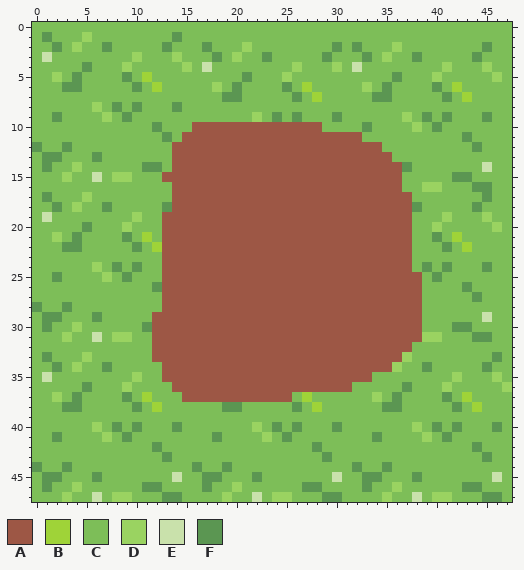
Two versions of one pixel-art file, Assets/Sprites/GrassTiles.aseprite. Above, as it was before the edit.
48x48 pixels, 1 frame.
Visible layers, top first: "Grass" opacity 59%, "Layer 1".
Palette (. is transparent): A #9d5745  B #9fd338  C #7dbe58  D #9ad361  E #c9e1ab  F #5b9652
Pixels before, first column x 0:
 0 CCCCCCCCCCCCCCCCCCCCCCCCCCCCCCCCCCCCCCCCCCCCCCCC
 1 CFCCCDCCCCCCCCFCCCCCCCCCCCCCCCCCCCCCCCCCCCCCCCCC
 2 CCFCDCCFCCCCCFCCCFCCCDCCCCCCCCFCFCCCDCCCCCCCCFCC
 3 CECCCCCCCCDCCCDCCCFCDCCFCCCCCFCCCFCDCCFCCCCCFCCC
 4 CCCCCFCCCDCCCCCDCECCCCCCCCDCCCDCECCCCCCCCDCCCDCC
 5 CCDCFCCCCFCBCCCCCCCCCFCCCDCCCCCCCCCCFCCCDCCCCCDC
 6 CCCFFCCCCCFCBCCCCCDCFCCCCFCBCCCCCDCFCCCCFCBCCCCC
 7 CCCCCCCCCCCCCCCCCCCFFCCCCCFCBCCCCCFFCCCCCFCBCCCC
 8 CCCCCCDCFCFCCCFCCCCCCCCCCCCCCCCCCCCCCCCCCCCCCCCC
 9 CCFCCCCDCFCCCCCCCCCCCCDCFCFCCCFCCCCCCDCFCFCCCFCC
10 CCCCCCCCCCCCFCCCAAAAAAAAAAAAACCCCFCCCCDCFCCCCCCC
11 CCCCCCCCCCCCCFCAAAAAAAAAAAAAAAAAACCCCCCCCCCFCCCC
12 FCCFCCCCCCCCCCAAAAAAAAAAAAAAAAAAAAACCCCCCCCCFCCC
13 CFFCCCFCCCCCCCAAAAAAAAAAAAAAAAAAAAAACCCCCCCCCCCC
14 CFCCDCCCCCCFFCAAAAAAAAAAAAAAAAAAAAAAAFCCCCCCCECC
15 CCCDCCECDDCCCAAAAAAAAAAAAAAAAAAAAAAAACCCCCFFCCCC
16 CCCCCCCCCCCCCCAAAAAAAAAAAAAAAAAAAAAAACCDDCCCFFCC
17 CFCCCDCCCCCCCCAAAAAAAAAAAAAAAAAAAAAAAACCCCCCCFCC
18 CCFCDCCFCCCCCFAAAAAAAAAAAAAAAAAAAAAAAAFCCCCCFCCC
19 CECCCCCCCCDCCAAAAAAAAAAAAAAAAAAAAAAAAACCCDCCCDCC
20 CCCCCFCCCDCCCAAAAAAAAAAAAAAAAAAAAAAAAACCDCCCCCDC
21 CCDCFCCCCFCBCAAAAAAAAAAAAAAAAAAAAAAAAACCFCBCCCCC
22 CCCFFCCCCCFCBAAAAAAAAAAAAAAAAAAAAAAAAACCCFCBCCCC
23 CCCCCCCCCCCCCAAAAAAAAAAAAAAAAAAAAAAAAACCCCCCCCCC
24 CCCCCCDCFCFCCAAAAAAAAAAAAAAAAAAAAAAAAACFCFCCCFCC
25 CCFCCCCDCFCCCAAAAAAAAAAAAAAAAAAAAAAAAAACFCCCCCCC
26 CCCCCCCCCCCCFAAAAAAAAAAAAAAAAAAAAAAAAAACCCCFCCCC
27 CCCCCCCCCCCCCAAAAAAAAAAAAAAAAAAAAAAAAAACCCCCFCCC
28 FCCFCCCCCCCCCAAAAAAAAAAAAAAAAAAAAAAAAAACCCCCCCCC
29 CFFCCCFCCCCCAAAAAAAAAAAAAAAAAAAAAAAAAAACCCCCCECC
30 CFCCDCCCCCCFAAAAAAAAAAAAAAAAAAAAAAAAAAACCCFFCCCC
31 CCCDCCECDDCCAAAAAAAAAAAAAAAAAAAAAAAAAAADDCCCFFCC
32 CCCCCCCCCCCCAAAAAAAAAAAAAAAAAAAAAAAAAACCCCCCCCCC
33 CFCCCDCCCCCCAAAAAAAAAAAAAAAAAAAAAAAAADCCCCCCCCFC
34 CCFCDCCFCCCCCAAAAAAAAAAAAAAAAAAAAAAADCCFCCCCCFCC
35 CECCCCCCCCDCCAAAAAAAAAAAAAAAAAAAAACCCCCCCCDCCCDC
36 CCCCCFCCCDCCCCAAAAAAAAAAAAAAAAAACCCCCFCCCDCCCCCD
37 CCDCFCCCCFCBCCCAAAAAAAAAAACBCCCCCCDCFCCCCFCBCCCC
38 CCCFFCCCCCFCBCCCCCCFFCCCCCFCBCCCCCCFFCCCCCFCBCCC
39 CCCCCCCCCCCCCCCCCCCCCCCCCCCCCCCCCCCCCCCCCCCCCCCC
40 CCCCCCDCFCFCCCFCCCCCCCDCFCFCCCFCCCCCCCDCFCFCCCFC
41 CCFCCCCDCFCCCCCCCCFCCCCDCFCCCCCCCCFCCCCDCFCCCCCC
42 CCCCCCCCCCCCFCCCCCCCCCCCCCCCFCCCCCCCCCCCCCCCFCCC
43 CCCCCCCCCCCCCFCCCCCCCCCCCCCCCFCCCCCCCCCCCCCCCFCC
44 FCCFCCCCCCCCCCCCFCCFCCCCCCCCCCCCFCCFCCCCCCCCCCCC
45 CFFCCCFCCCCCCCECCFFCCCFCCCCCCCECCFFCCCFCCCCCCCEC
46 CFCCDCCCCCCFFCCCCFCCDCCCCCCFFCCCCFCCDCCCCCCFFCCC
47 CCCDCCECDDCCCFFCCCCDCCECDDCCCFFCCCCDCCECDDCCCFFC
New version:
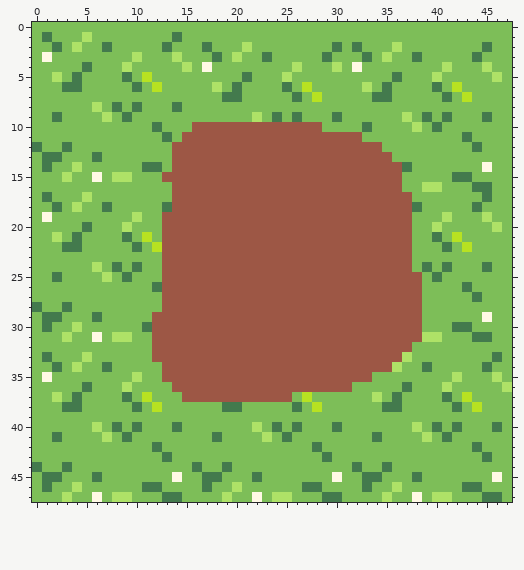
The edit:
layer "Grass" opacity 59% -> 100%
colour B: #9fd338 -> #b7e222
colour D: #9ad361 -> #aee267
colour E: #c9e1ab -> #fff9e5
colour F: #5b9652 -> #437a4d
Pixel boxes of the changes (left, top, right, bottom) in both pictures:
changed: (32, 32, 512, 502)
